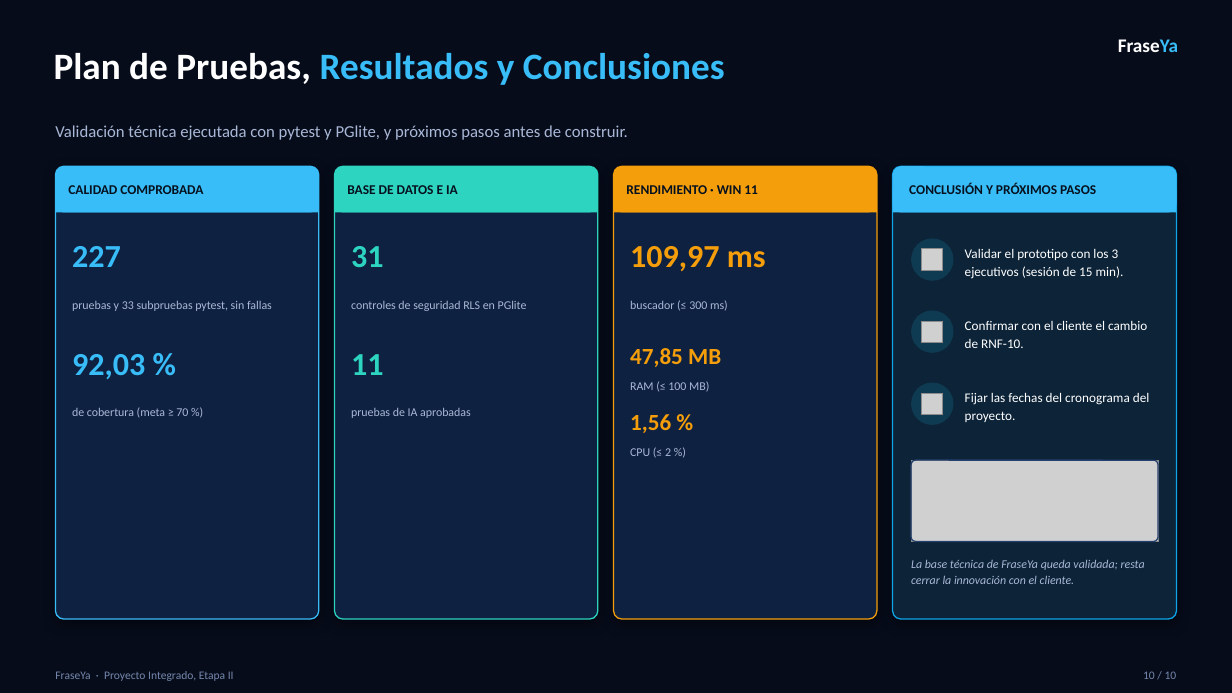
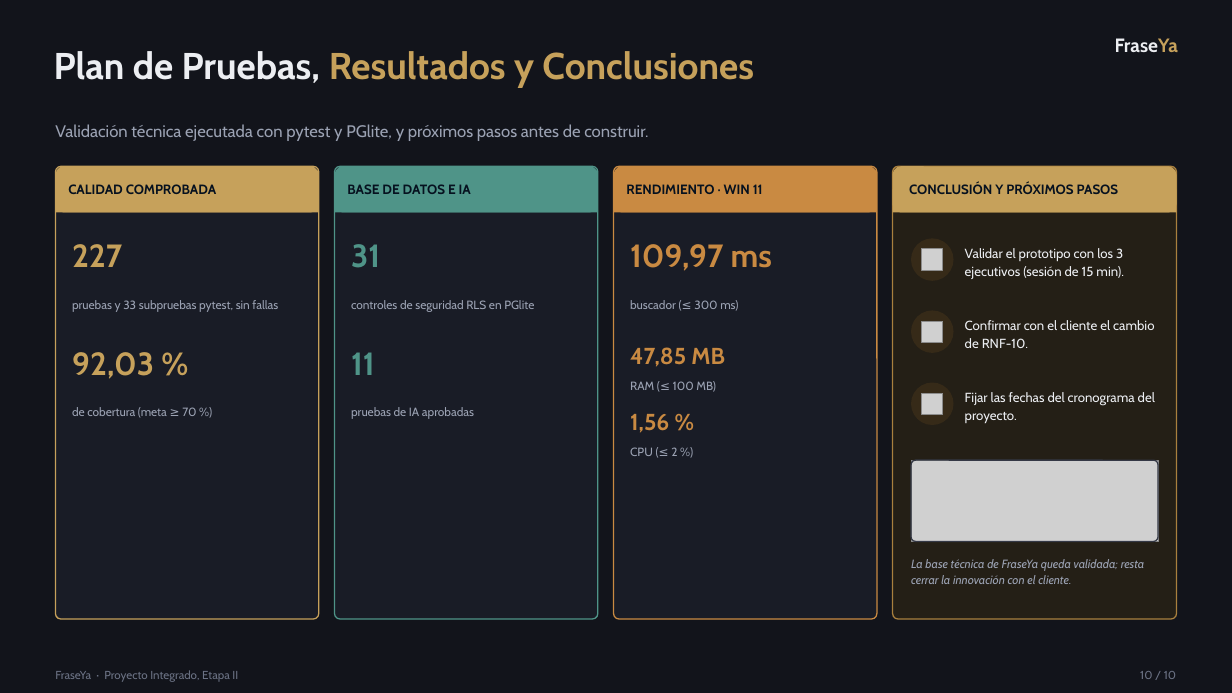
Before and after one commit to bayron-chavez/FraseYa, a slide deck: slide 10 of FraseYa_Etapa2_corregido.pptx. Drawn at 1232x693 pixels with LibreOffice and Linux fonts; fonts in the diff are those of the drawing; grey boxes stand for pictures. Boxes give left, top, right and bottom in pixels: in the first picture for what was removed or moved away, otherwise in the second. Text is boxed around its words. In the diff, an @@ line names an element or a change of style, - is before the commit and + after.

```diff
--- a/FraseYa_Etapa2_corregido.pptx
+++ b/FraseYa_Etapa2_corregido.pptx
@@ background #070C1B to #12141B @@
@@ text "Plan de Pruebas, Resultados y ..." at [54, 51, 754, 88]: font Calibri to Cabin; text colour #FFFFFF to #ECEEF2 in "Plan de Pruebas,"; text colour #38BDF8 to #C6A15B in "Resultados y Conclusiones" @@
@@ text "FraseYa" at [1115, 38, 1178, 52]: font Calibri to Cabin; text colour #FFFFFF to #ECEEF2, text colour #38BDF8 to #C6A15B in "FraseYa" @@
@@ rounded rectangle at [55, 166, 319, 619]: fill #0F2140 to #191C26; outline #38BDF8 1 pt to #C6A15B 1 pt; shadow off; proportions changed @@
@@ rounded rectangle at [335, 166, 598, 619]: fill #0F2140 to #191C26; outline #2DD4BF 1 pt to #4F9488 1 pt; shadow off; proportions changed @@
@@ rounded rectangle at [335, 166, 598, 213]: fill #2DD4BF to #4F9488 @@
@@ rounded rectangle at [614, 166, 877, 619]: fill #0F2140 to #191C26; outline #F59E0B 1 pt to #C98A42 1 pt; shadow off; proportions changed @@
@@ rounded rectangle at [614, 166, 877, 213]: fill #F59E0B to #C98A42 @@
@@ rounded rectangle at [893, 166, 1177, 619]: fill #0C2338 to #241F16; outline #0EA5E9 1 pt to #A9803E 1 pt; shadow off; proportions changed @@
@@ font Calibri to Cabin in 4 elements at [68, 184, 216, 194], [347, 184, 471, 194], [626, 184, 763, 194], [909, 183, 1119, 194] @@
@@ rectangle at [335, 189, 598, 213]: fill #2DD4BF to #4F9488 @@
@@ rectangle at [614, 189, 877, 213]: fill #F59E0B to #C98A42 @@
@@ fill #38BDF8 to #C6A15B in 4 elements at [55, 166, 319, 213], [55, 189, 319, 213], [893, 166, 1177, 213], [893, 189, 1177, 213] @@
@@ text "227" at [72, 244, 122, 267]: font Calibri to Cabin, text colour #38BDF8 to #C6A15B @@
@@ text "31" at [351, 244, 380, 268]: font Calibri to Cabin, text colour #2DD4BF to #4F9488 @@
@@ text "92,03 %" at [72, 352, 154, 379]: font Calibri to Cabin, text colour #38BDF8 to #C6A15B @@
@@ text "11" at [351, 352, 375, 375]: font Calibri to Cabin, text colour #2DD4BF to #4F9488 @@
@@ fill #0E3B52 to #362A18 in 3 elements at [911, 238, 954, 281], [911, 311, 954, 353], [911, 383, 954, 425] @@
@@ font Calibri to Cabin, text colour #FFFFFF to #ECEEF2 in 3 elements at [965, 248, 1124, 279], [965, 320, 1154, 348], [965, 392, 1155, 423] @@
@@ font Calibri to Cabin, text colour #F59E0B to #C98A42 in 3 elements at [630, 244, 772, 271], [630, 347, 725, 367], [630, 414, 669, 433] @@
@@ rounded rectangle at [911, 460, 1158, 542]: outline #24406E 1 pt to #343845 1 pt @@
@@ font Calibri to Cabin, text colour #A9B8D6 to #9BA2B3 in 9 elements at [55, 124, 648, 141], [72, 300, 278, 312], [72, 407, 196, 418], [351, 300, 534, 312], [351, 407, 474, 419], [630, 300, 738, 311], [630, 381, 715, 392], [630, 447, 677, 456], [911, 559, 1145, 584] @@
@@ text "FraseYa · Proyecto Integrado, Etapa ..." at [55, 670, 238, 682]: font Calibri to Cabin, text colour #7488AC to #6B7284 @@
@@ text "10 / 10" at [1140, 671, 1176, 679]: font Calibri to Cabin, text colour #7488AC to #6B7284 @@
```
Also in this commit, not shown: 9 other slides changed.
